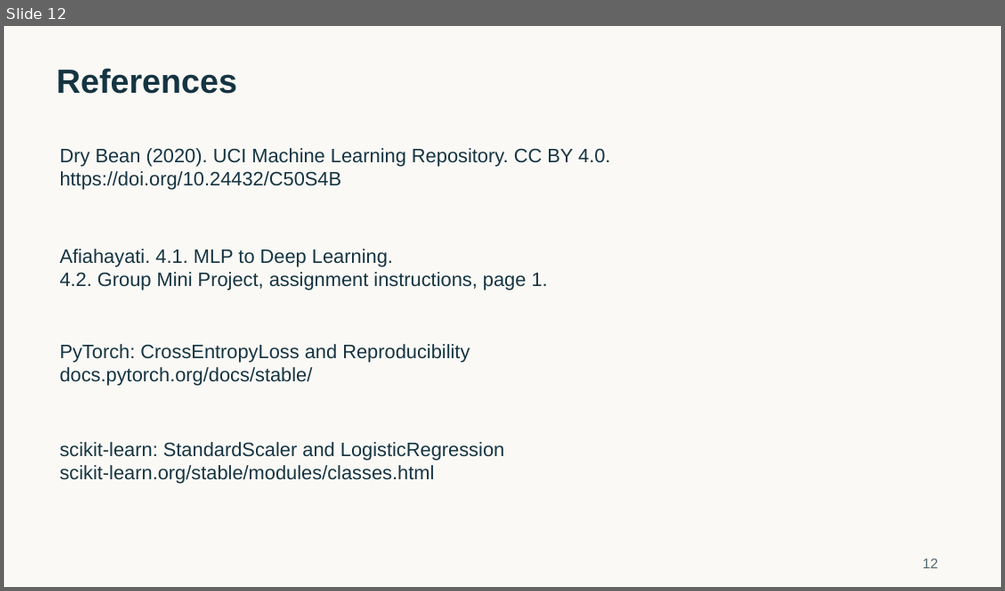
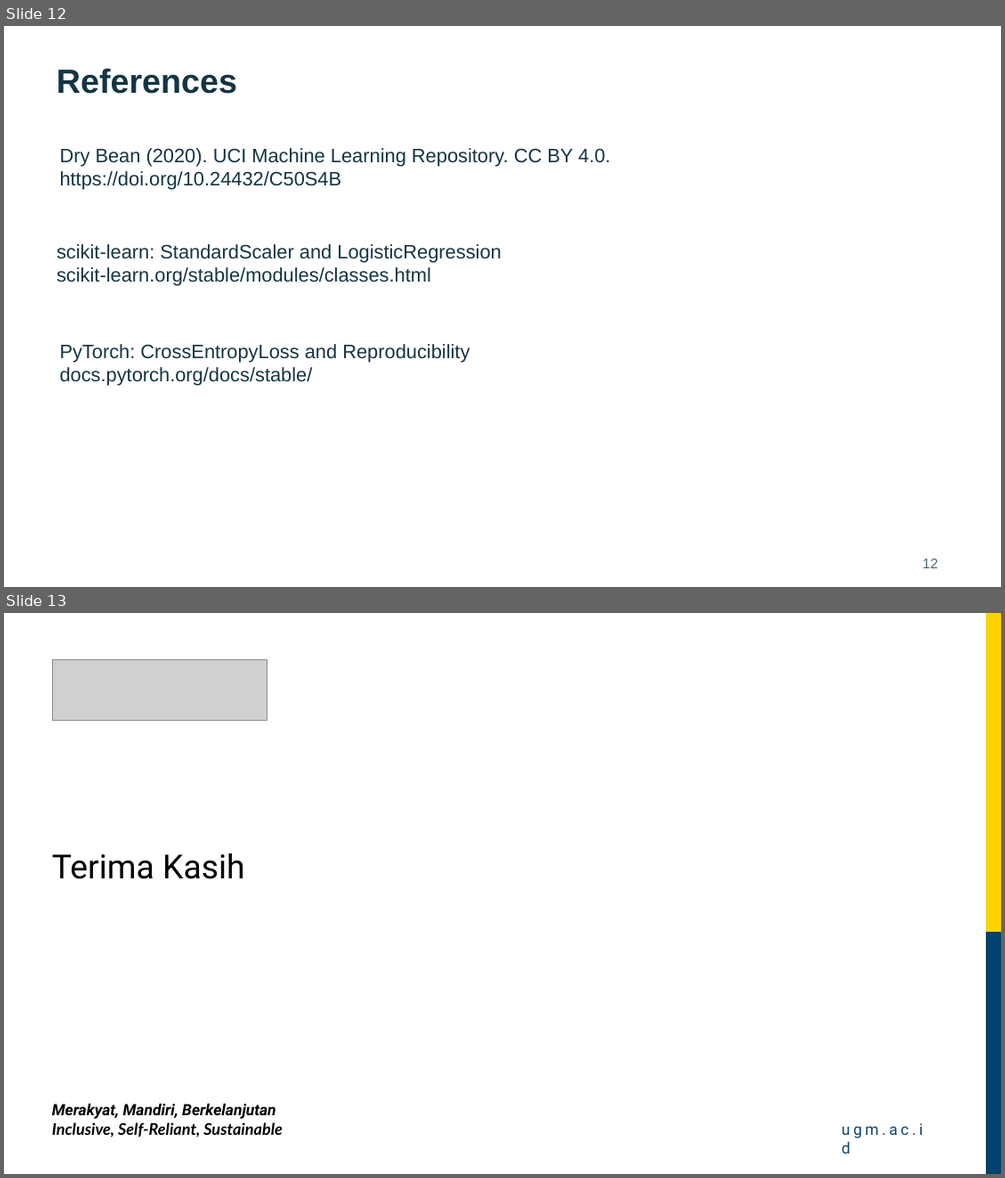
Before and after one commit to zidanarsyad/pmml-group-project-1, a slide deck: Dry_Bean_Presentation.pptx. Shown one above the other, each under a label of ours: slide 12 before the commit, slides 12 and 13 after it. The pictures are 1005x591 and 1005x1178 pixels, drawn with LibreOffice and Linux fonts; fonts in the diff are those of the drawing; grey boxes stand for pictures; background and template pictures are left out. Boxes give left, top, right and bottom in pixels: in the first picture for what was removed or moved away, otherwise in the second. Text is boxed around its words. In the diff, an @@ line names an element or a change of style, - is before the commit and + after.

Commit message:
Modified presentation and project reports

```diff
--- a/Dry_Bean_Presentation.pptx
+++ b/Dry_Bean_Presentation.pptx
@@ slide 13 added at bbox=[4, 613, 1001, 1174], background picture (left out) @@
@@ freeform shape added at bbox=[986, 613, 1001, 933], fill #FDD402 @@
@@ picture added at bbox=[53, 659, 267, 720] @@
@@ text added at bbox=[52, 853, 245, 879], 32 pt, text #000000 @@
+Terima Kasih
@@ freeform shape added at bbox=[986, 932, 1001, 1174], fill #01416B @@
@@ text added at bbox=[52, 1103, 283, 1137], 15.5 pt, text #000000, bold, italic @@
+Merakyat, Mandiri, Berkelanjutan
+Inclusive, Self-Reliant, Sustainable
@@ text added at bbox=[841, 1123, 922, 1138], 15 pt, text #0E426B @@
+ugm.ac.id
@@ slide 12 changed as well @@
@@ background #FAF9F5 to #FFFFFF @@
@@ text "scikit-learn: StandardScaler and LogisticRegression": place and size @@
-text "scikit-learn: StandardScaler and LogisticRegression" at bbox=[60, 442, 504, 483]
+text "scikit-learn: StandardScaler and LogisticRegression" at bbox=[57, 244, 501, 286]
@@ text removed at bbox=[60, 248, 548, 290] @@
-Afiahayati. 4.1. MLP to Deep Learning.
-4.2. Group Mini Project, assignment instructions, page 1.
```
Also in this commit, not shown: 10 other slides changed, 1 other slide added, 1 slide removed, 2 other files.
